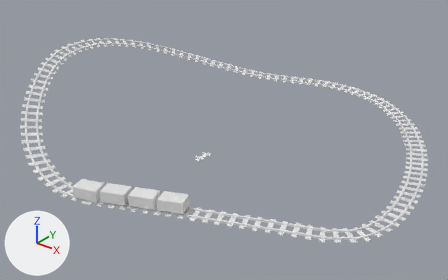
The COLLADA model Assets/Models/Smallcoaster/testrails.dae as it was, and as the next commit left it.
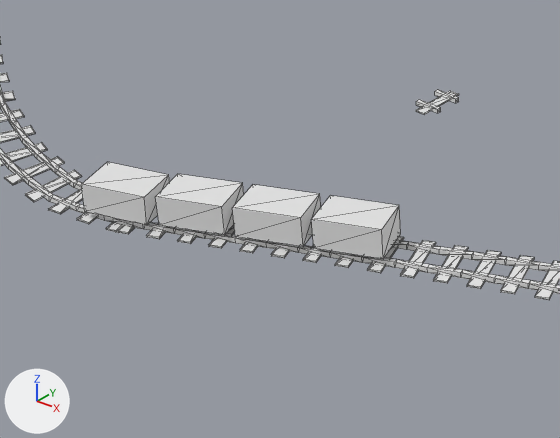
Each version appears first whole from a 50 mm camera at (29.6, -34.2, 23.4) aimed at (0.5, 2.1, 0.9), and next in a close-up on the part from 10% to 55% of the width and 43% to 100% of the height. Arrows for +X, +Y and +Z are at lower left; the lights stay in place. The close-ups show mesh edges as thin lines. Where no turn or scale is listed for an object, it has been applied to the vertices. Vertices at the same position are counted once.

Names of what the first close-up shows: 'Rail', 'Rail.001', 'train0', 'train1', 'train2', 'train3'.
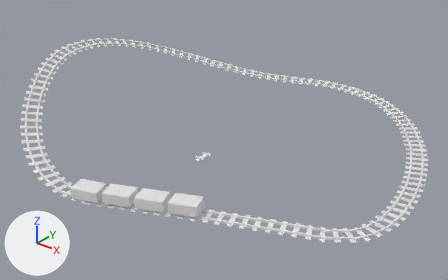
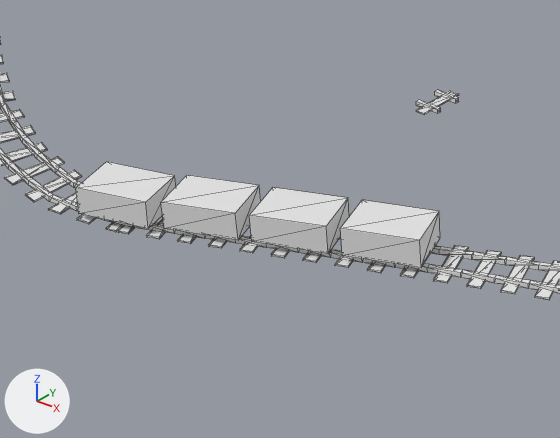
Where the newer file only moved an object's origin or applied its transform, the numbers keep the older frame.

Location of each change, [x1, y1, x2, y2] in pixels of the close-ups (560 x 438 px):
'train3', reshaped (11% wider, 6% taller)
    before: [311, 195, 401, 259]
    after: [340, 200, 440, 268]
'train2', reshaped (12% wider, 6% taller)
    before: [232, 184, 321, 247]
    after: [249, 187, 349, 254]
'train1', reshaped (13% wider, 6% taller)
    before: [156, 174, 244, 235]
    after: [161, 175, 261, 240]
'train0', reshaped (12% wider, 6% taller)
    before: [81, 162, 170, 225]
    after: [76, 162, 176, 229]

The change, as a diff of the scene's bpy script:
```diff
--- a/Assets/Models/Smallcoaster/testrails.dae.py
+++ b/Assets/Models/Smallcoaster/testrails.dae.py
@@ me_cube_011 @@
 # used by ob_train3; location = (5.09, -8.95, 1.99)
-me_cube_011.from_pydata(...)  # 8 vertices, 12 faces; spans x -1.06..1.06, y -0.88..0.88, z -0.56..0.29
+me_cube_011.from_pydata(...)  # 8 vertices, 12 faces; spans x -0.36..2.02, y -0.69..1.33, z -0.56..0.25
+# me_cube_011 part 1: the whole mesh is rebuilt
@@ me_cube_010 @@
 # used by ob_train2; location = (3.16, -9.71, 1.94)
-me_cube_010.from_pydata(...)  # 8 vertices, 12 faces; spans x -1.06..1.06, y -0.88..0.88, z -0.56..0.29
+me_cube_010.from_pydata(...)  # 8 vertices, 12 faces; spans x -0.64..1.75, y -0.8..1.23, z -0.56..0.24
+# me_cube_010 part 2: the whole mesh is rebuilt
@@ me_cube_009 @@
 # used by ob_train1; location = (1.24, -10.47, 1.9)
-me_cube_009.from_pydata(...)  # 8 vertices, 12 faces; spans x -1.06..1.06, y -0.88..0.89, z -0.56..0.29
+me_cube_009.from_pydata(...)  # 8 vertices, 12 faces; spans x -0.91..1.47, y -0.91..1.13, z -0.57..0.23
+# me_cube_009 part 3: the whole mesh is rebuilt
@@ me_cube_002 @@
 # used by ob_train0; location = (-0.66, -11.22, 1.85)
-me_cube_002.from_pydata(...)  # 8 vertices, 12 faces; spans x -1.04..1.04, y -0.84..0.84, z -0.55..0.28
+me_cube_002.from_pydata(...)  # 8 vertices, 12 faces; spans x -1.17..1.17, y -0.97..0.97, z -0.56..0.21
+# me_cube_002 part 4: the whole mesh is rebuilt
```
